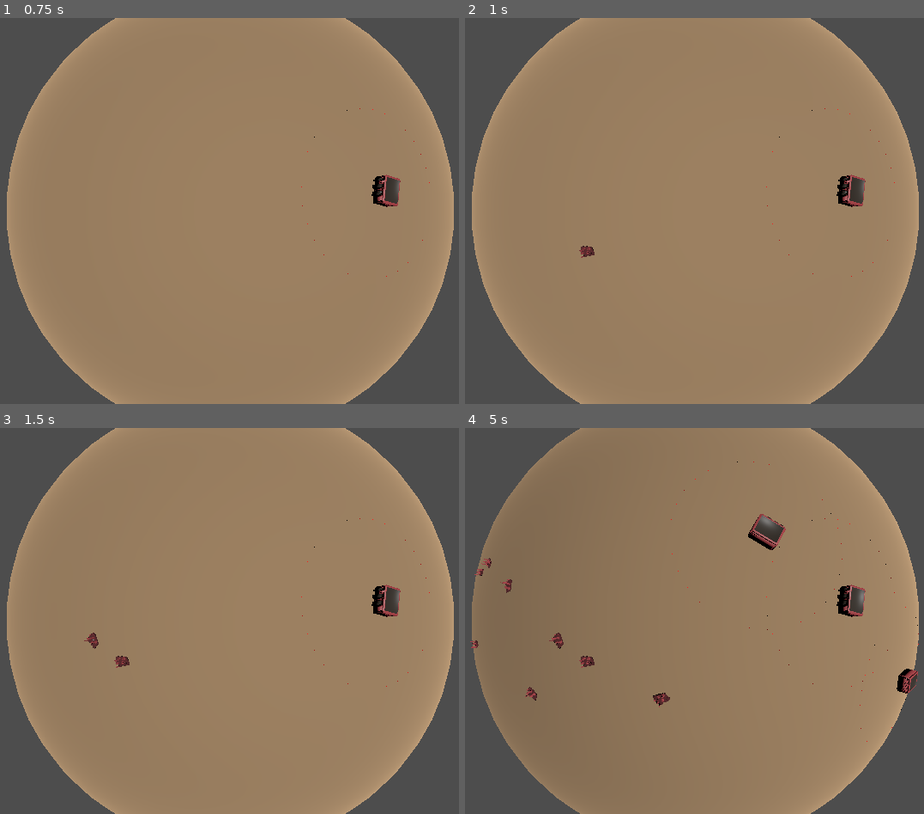
Above: before the commit, frames 1-4 (two rows, left to right).
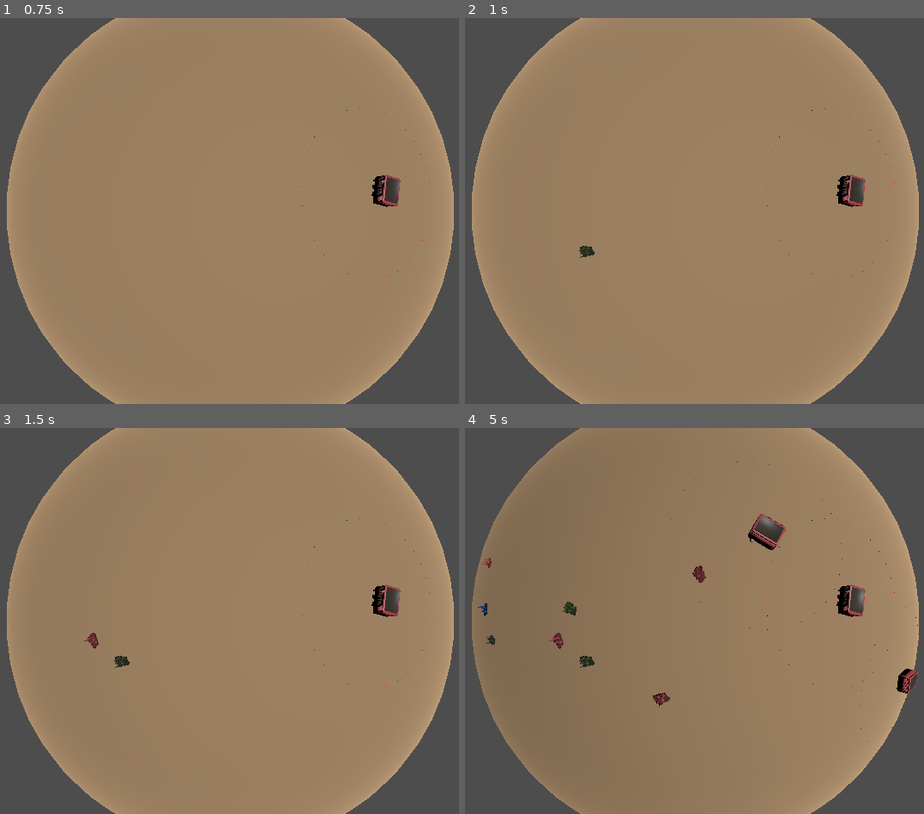
Above: after the commit, the same moments.

Repository: ShadowCurse/gmtk_2024
Game: Godot game, scene res://solar_system.tscn
Same seed, same stepped clock (60 frames per second), same inputs: the game is played once before the commit and once after it.
Inputs (mouse positions are in pixels of both pictures, inside the frame that each line leads up to):
- Up to frame 1 (0.75 s): tap Enter at 0.5 s; move the mouse to (380, 191) at 0.52 s; hold Right (ui_right) from 0.53 s (still down); tap W (place_hub) at 0.6 s; click (380, 191) at 0.67 s
- Up to frame 2 (1 s): keep holding Right (ui_right)
- Up to frame 3 (1.5 s): tap Space at 1.25 s; move the mouse to (91, 640) at 1.27 s; release Right (ui_right) at 1.28 s; hold Down (ui_down) from 1.28 s (still down); tap Q (place_resource) at 1.35 s
- Up to frame 4 (5 s): move the mouse to (763, 536) at 2.02 s; release Down (ui_down) at 2.03 s; hold Right (ui_right) 2.03-2.78 s; tap W (place_hub) at 2.1, 3.6 s; tap Enter at 2.75, 4.25 s; move the mouse to (662, 698) at 2.77 s; hold Up (ui_up) 2.78-3.53 s; tap Q (place_resource) at 2.85, 4.35 s; click (662, 698) at 2.92 s; tap Space at 3.5 s; move the mouse to (901, 678) at 3.52 s; hold Left (ui_left) from 3.53 s (still down); move the mouse to (487, 563) at 4.27 s

Frame 1 is identical in both runs. In frame 2, less than 0.1% of the frame differs, in the area x 24-29%, y 59-63%; in frame 3, less than 0.1%; in frame 4, 0.4%, in the area x 1-63%, y 28-71%.

Commit message:
spawn random resources

Diff:
--- a/planet.gd
+++ b/planet.gd
@@ -124,6 +124,8 @@
 
     var random_position = Vector3(x, y, z)
 
+    var random_type = ResourcePoint.Type.values().pick_random()
+
     const MAX_ITERATIONS: int = 2
     for i in range(MAX_ITERATIONS):
         for hub in self.resource_hubs:
@@ -145,6 +147,7 @@
     var local_position = self.to_local(random_position)
     var local_rotation = Quaternion(Vector3.UP, local_position.normalized()).get_euler()
     var resource_point: ResourcePoint = self.resource_point_scene.instantiate()
+    resource_point.type = random_type
     resource_point.position = local_position
     resource_point.rotation = local_rotation
     self.add_child(resource_point)
